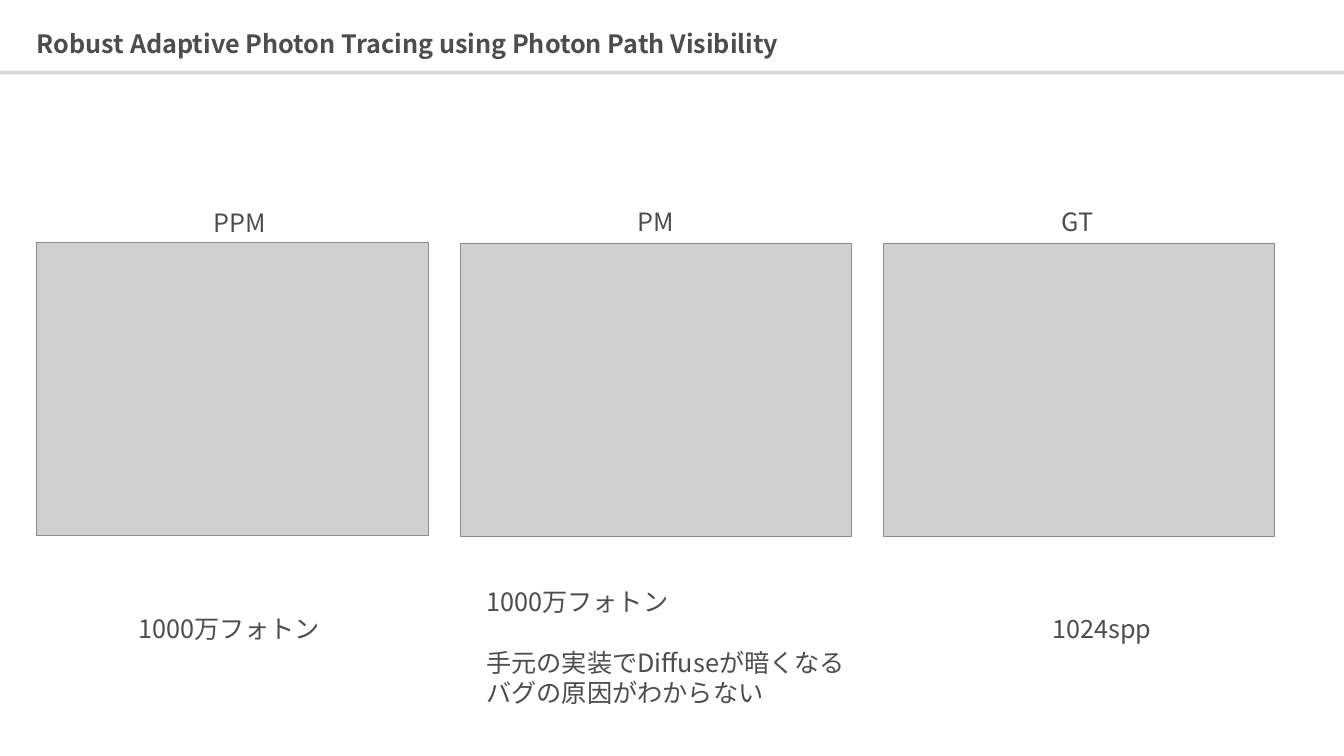
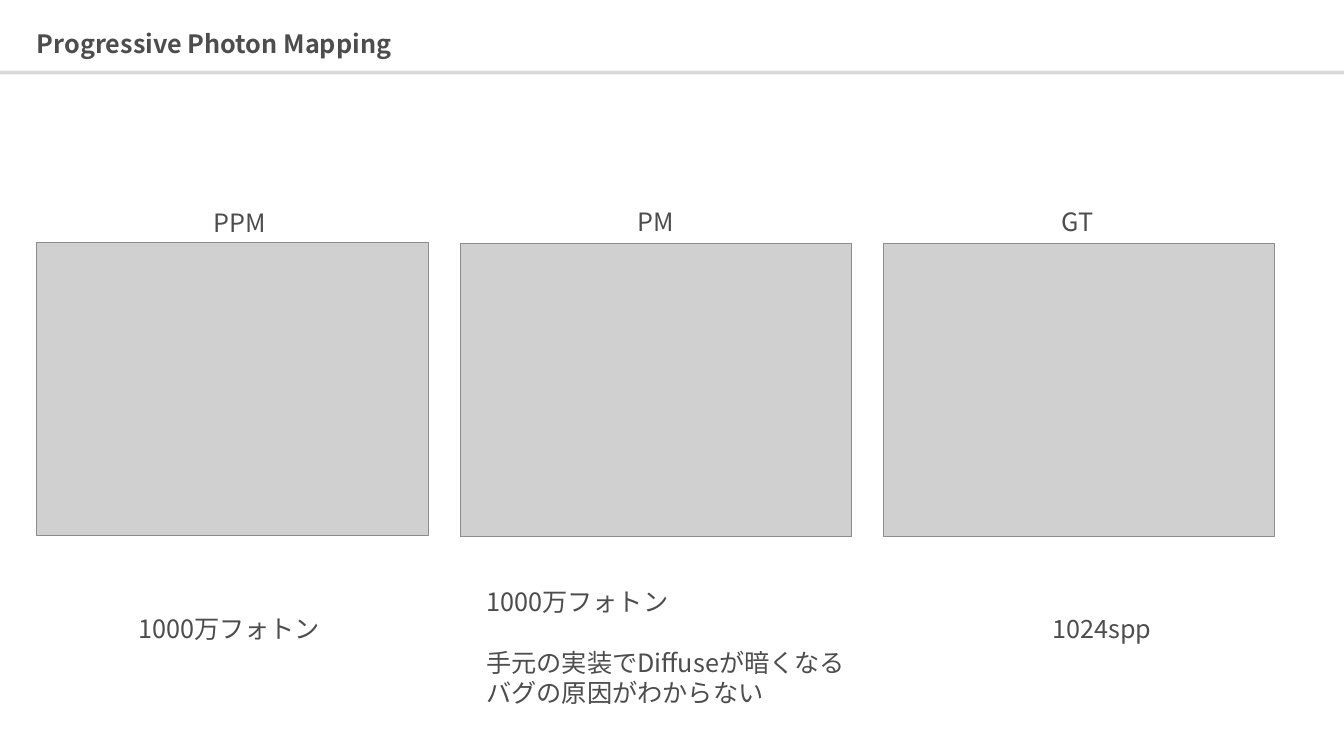
Before and after one commit to 0V/survey-paper-rendering, a slide deck: slide 5 of ppts/photonmapping/Progressive Photon Mapping.pptx. Drawn at 1344x756 pixels with LibreOffice and Linux fonts; fonts in the diff are those of the drawing; grey boxes stand for pictures. Boxes give left, top, right and bottom in pixels: in the first picture for what was removed or moved away, otherwise in the second. Text is boxed around its words. In the diff, an @@ line names an element or a change of style, - is before the commit and + after.

```diff
--- a/ppts/photonmapping/Progressive Photon Mapping.pptx
+++ b/ppts/photonmapping/Progressive Photon Mapping.pptx
@@ title at <box>37,32,392,59</box>: text changed @@
-Robust Adaptive Photon Tracing using Photon Path Visibility
+Progressive Photon Mapping
```
Also in this commit, not shown: 4 other slides changed, 6 other files.
